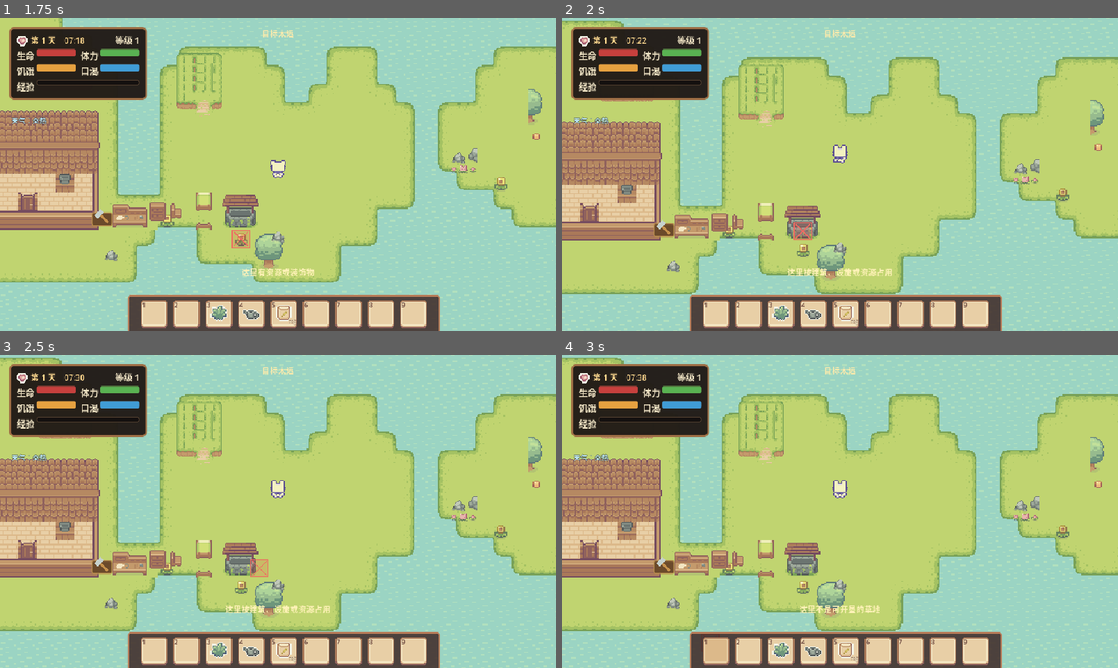
Above: before the commit, frames 1-4 (two rows, left to right).
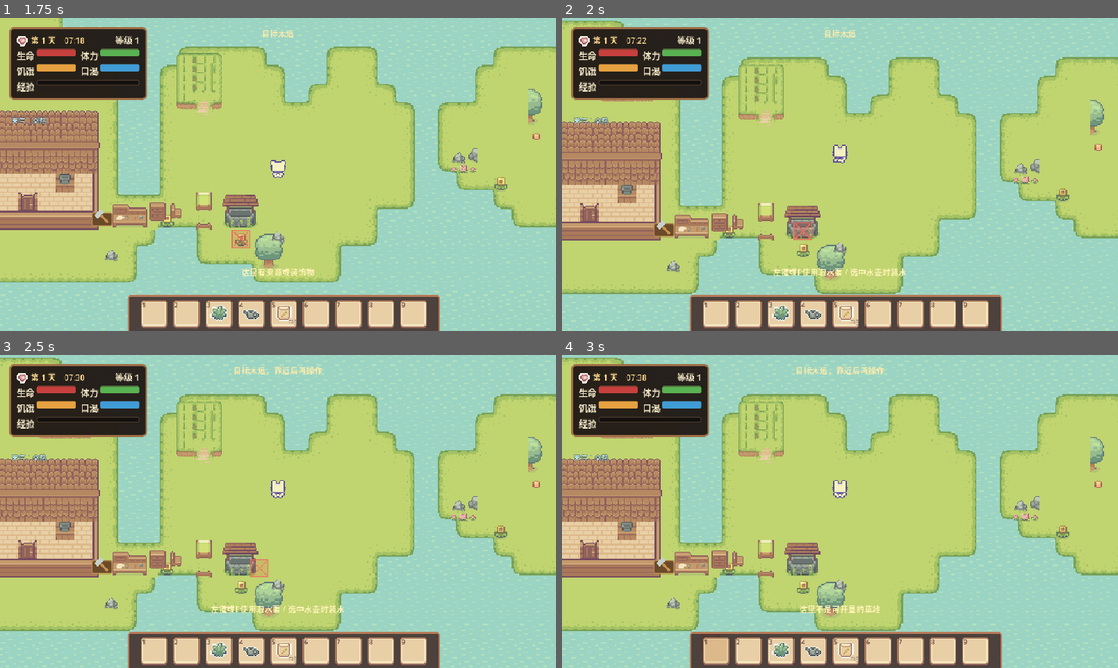
Above: after the commit, the same moments.

Repository: fanfanhappy/zombie-farm-survival
Game: Godot game, scene res://scenes/ui/main_menu.tscn
The game is run twice, just before and just after one commit, with the same random seed, the same clock (stepped at 60 frames per second) and the same inputs.
Inputs (mouse positions are in pixels of both pictures, inside the frame that each line leads up to):
- Up to frame 1 (1.75 s): click "开始新游戏" at 0.5 s; move the mouse to (250, 237) at 1.27 s; hold W (move_up) from 1.28 s (still down); hold E (interact) from 1.28 s (still down); click (250, 237) at 1.42 s
- Up to frame 2 (2 s): keep holding W (move_up); keep holding E (interact)
- Up to frame 3 (2.5 s): release W (move_up) at 2 s; release E (interact) at 2 s; drag from (444, 558) to (250, 574) at 2.02 s
- Up to frame 4 (3 s): click "×0" at 2.75 s

Frame 1 is identical in both runs. In frame 2, 0.4% of the frame differs, in the area x 38-62%, y 80-83%; in frame 3, 0.6%, in the area x 38-62%, y 3-83%; in frame 4, 0.2%.

Commit message:
补齐种田循环的鼠标取水与睡眠交互

Diff:
--- a/scripts/world/homestead/sleep_point.gd
+++ b/scripts/world/homestead/sleep_point.gd
@@ -4,10 +4,11 @@
 
 func _ready() -> void:
 	add_to_group("interactables")
+	add_to_group("mouse_action_targets")
 
 
 func get_interaction_prompt() -> String:
-	return "E 在床铺休息到第二天"
+	return "左键或E在床铺休息到第二天"
 
 
 func get_stamina_cost() -> float:
--- a/scripts/world/homestead/water_pump.gd
+++ b/scripts/world/homestead/water_pump.gd
@@ -4,10 +4,11 @@
 
 func _ready() -> void:
 	add_to_group("interactables")
+	add_to_group("mouse_action_targets")
 
 
 func get_interaction_prompt() -> String:
-	return "E 使用取水泵饮水 / 给水壶装水"
+	return "左键或E使用取水泵 / 选中水壶时装水"
 
 
 func get_stamina_cost() -> float:
--- a/tests/farming_focus_mode_test.gd
+++ b/tests/farming_focus_mode_test.gd
@@ -33,16 +33,28 @@
 	game._spawn_night_threat()
 	game._spawn_zombie(&"normal_infected")
 	assert(get_nodes_in_group("zombies").is_empty())
-	assert(game.is_target_allowed_in_current_mode(game.get_node("GameWorld/DynamicYSortGroup/Facilities/WaterPump")))
-	assert(game.is_target_allowed_in_current_mode(game.get_node("GameWorld/DynamicYSortGroup/Facilities/SleepPoint")))
+	var water_pump := game.get_node("GameWorld/DynamicYSortGroup/Facilities/WaterPump") as WaterPump
+	var sleep_point := game.get_node("GameWorld/DynamicYSortGroup/Facilities/SleepPoint") as SleepPoint
+	assert(game.is_target_allowed_in_current_mode(water_pump))
+	assert(game.is_target_allowed_in_current_mode(sleep_point))
+	assert(water_pump.is_in_group("mouse_action_targets"))
+	assert(sleep_point.is_in_group("mouse_action_targets"))
 	assert(not game.is_target_allowed_in_current_mode(game.homestead))
+
+	# 选中水壶后可直接点击取水泵补水。
+	assert(game.inventory_ui.activate_hotbar_slot(3))
+	game.watering_can_water = 0
+	game.player.global_position = water_pump.global_position + Vector2(48.0, 0.0)
+	game._try_mouse_world_action(water_pump.global_position)
+	assert(game.watering_can_water == game.watering_can_capacity)
 
 	# 专注模式暂停了生存需求，睡觉推进农田时不应再扣饥饿或口渴。
 	game.day_progress = float(game.game_rules.earliest_sleep_hour) / 24.0
 	game.player.hunger = 1.0
 	game.player.thirst = 1.0
 	var day_before_sleep: int = game.day
-	game.try_sleep()
+	game.player.global_position = sleep_point.global_position + Vector2(48.0, 0.0)
+	game._try_mouse_world_action(sleep_point.global_position)
 	assert(game.day == day_before_sleep + 1)
 	assert(game.player.hunger == 1.0)
 	assert(game.player.thirst == 1.0)
Not shown, changed: scenes/world/facilities/README.md
Not shown, changed: scripts/world/homestead/README.md
